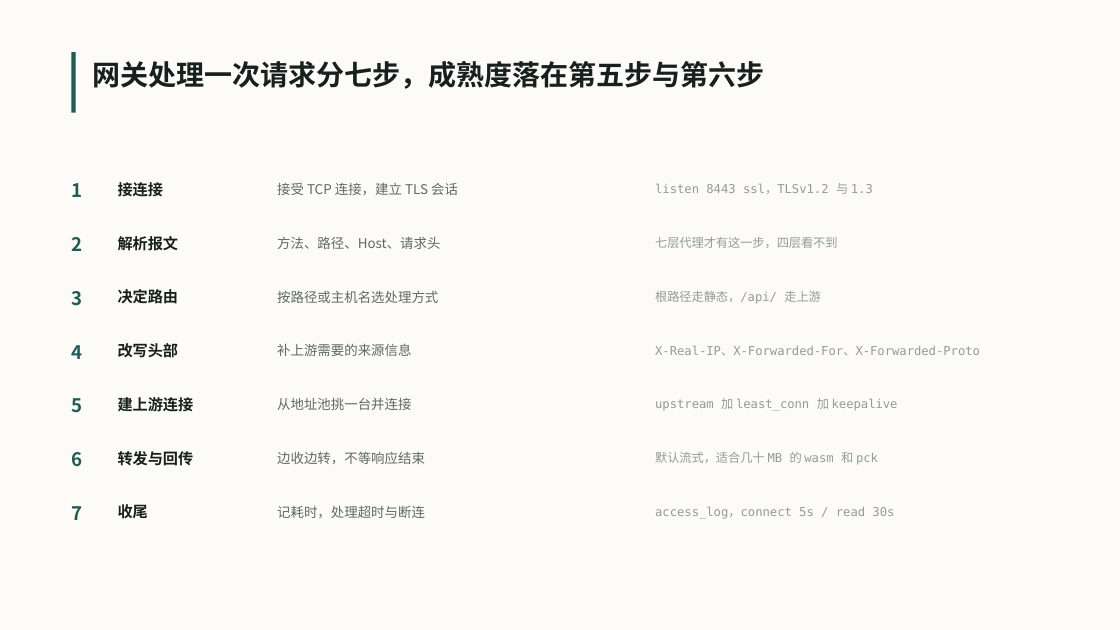
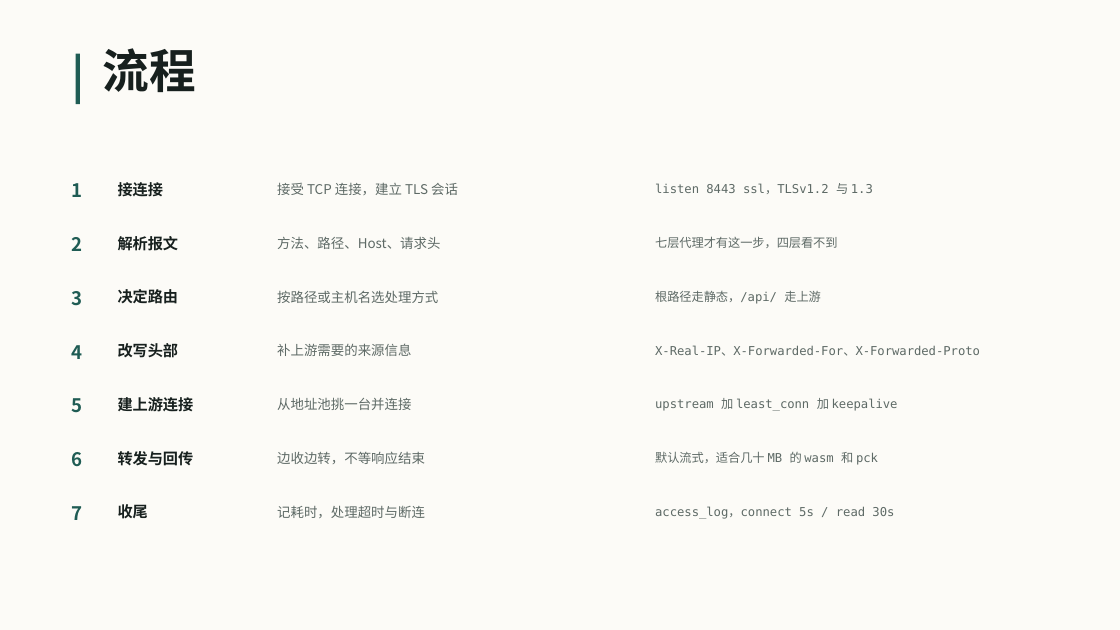
Before and after one commit to VesselPaper/symbiont, a slide deck: slide 4 of share/技术分享-应用代理与负载均衡.pptx. Drawn at 1120x630 pixels with LibreOffice and Linux fonts; fonts in the diff are those of the drawing. Boxes give left, top, right and bottom in pixels: in the first picture for what was removed or moved away, otherwise in the second. Text is boxed around its words. In the diff, an @@ line names an element or a change of style, - is before the commit and + after.

Commit message:
docs(share): 标题改成一个词，规则写进 AGENTS.md
- AGENTS.md 新增第八节：大标题用主题词、标题下不写小字、尽量不用表格、白底单色
- 19 页标题全部换成一个词：现状/问题/流程/转发/体积/坑/职责/限流/反代/端口/细节/取舍/算法/代价/对照/实测/结论/实景/演示
- 标题字号 24 提到 40，左侧竖线收短；七步页配置行提亮一档

```diff
--- a/share/技术分享-应用代理与负载均衡.pptx
+++ b/share/技术分享-应用代理与负载均衡.pptx
@@ rectangle resized from (x1=71, y1=52, x2=76, y2=113) to (x1=76, y1=54, x2=80, y2=104) @@
@@ text at (x1=102, y1=48, x2=195, y2=92): text changed; size 24 to 40 pt @@
-网关处理一次请求分七步，成熟度落在第五步与第六步
+流程
@@ text colour #939C98 to #5E6A66 in 7 elements at (x1=655, y1=183, x2=873, y2=194), (x1=655, y1=236, x2=837, y2=248), (x1=655, y1=291, x2=821, y2=304), (x1=655, y1=345, x2=980, y2=356), (x1=655, y1=398, x2=898, y2=411), (x1=655, y1=452, x2=878, y2=465), (x1=655, y1=506, x2=894, y2=519) @@
```
Also in this commit, not shown: 17 other slides changed, 1 slide added, 1 slide removed, 2 other files.
